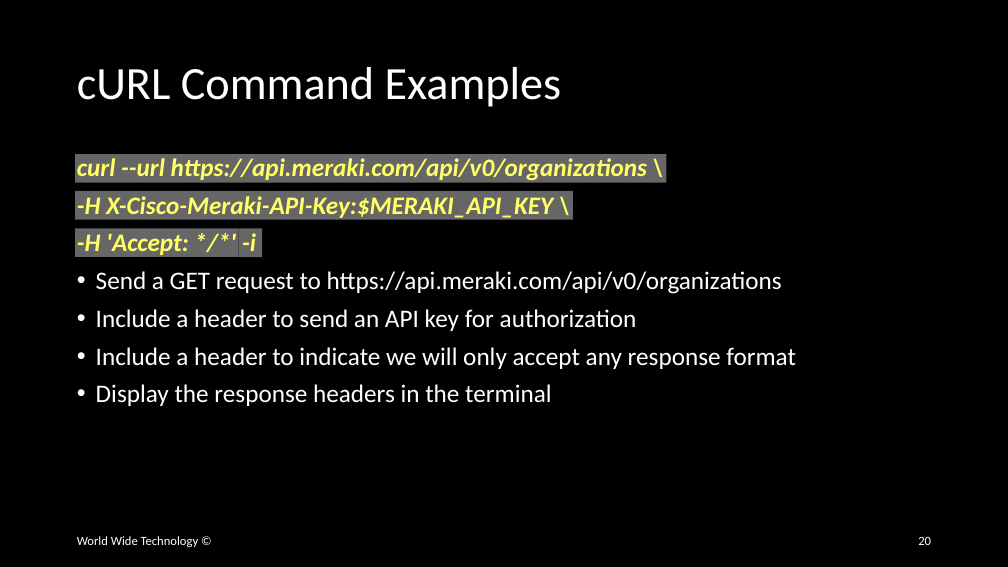
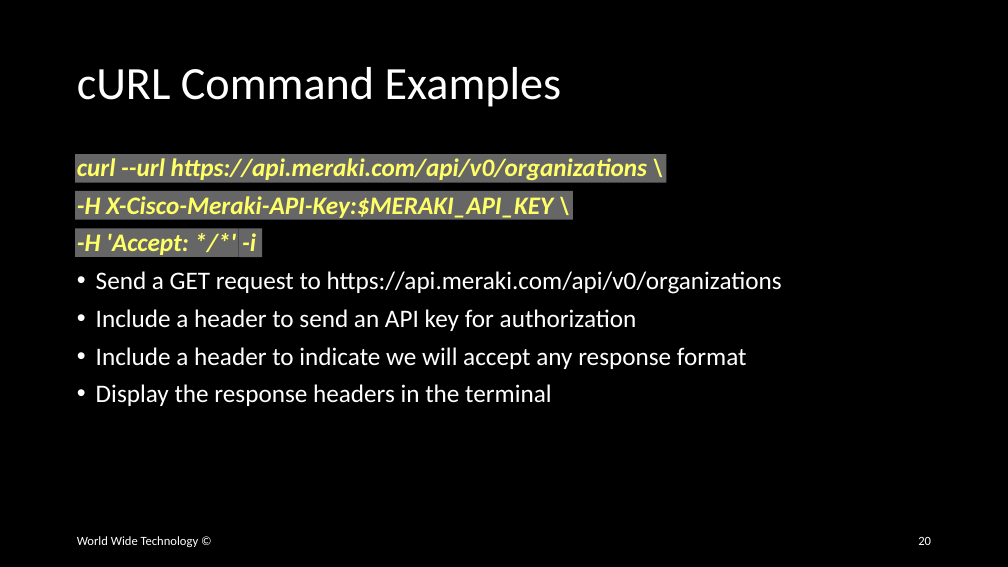
Before and after one commit to wwt/curl-requests-foundations, a slide deck: slide 20 of curl-requests-foundations.pptx. Drawn at 1008x567 pixels with LibreOffice and Linux fonts; fonts in the diff are those of the drawing. Boxes give left, top, right and bottom in pixels: in the first picture for what was removed or moved away, otherwise in the second. Text is boxed around its words. In the diff, an @@ line names an element or a change of style, - is before the commit and + after.

Commit message:
Added Requests slide with example GET from Meraki

```diff
--- a/curl-requests-foundations.pptx
+++ b/curl-requests-foundations.pptx
@@ text at (96, 347, 747, 369): text changed @@
-• Include a header to indicate we will only accept any response format
+• Include a header to indicate we will accept any response format
```
Also in this commit, not shown: 1 other slide changed, 2 slides removed.
